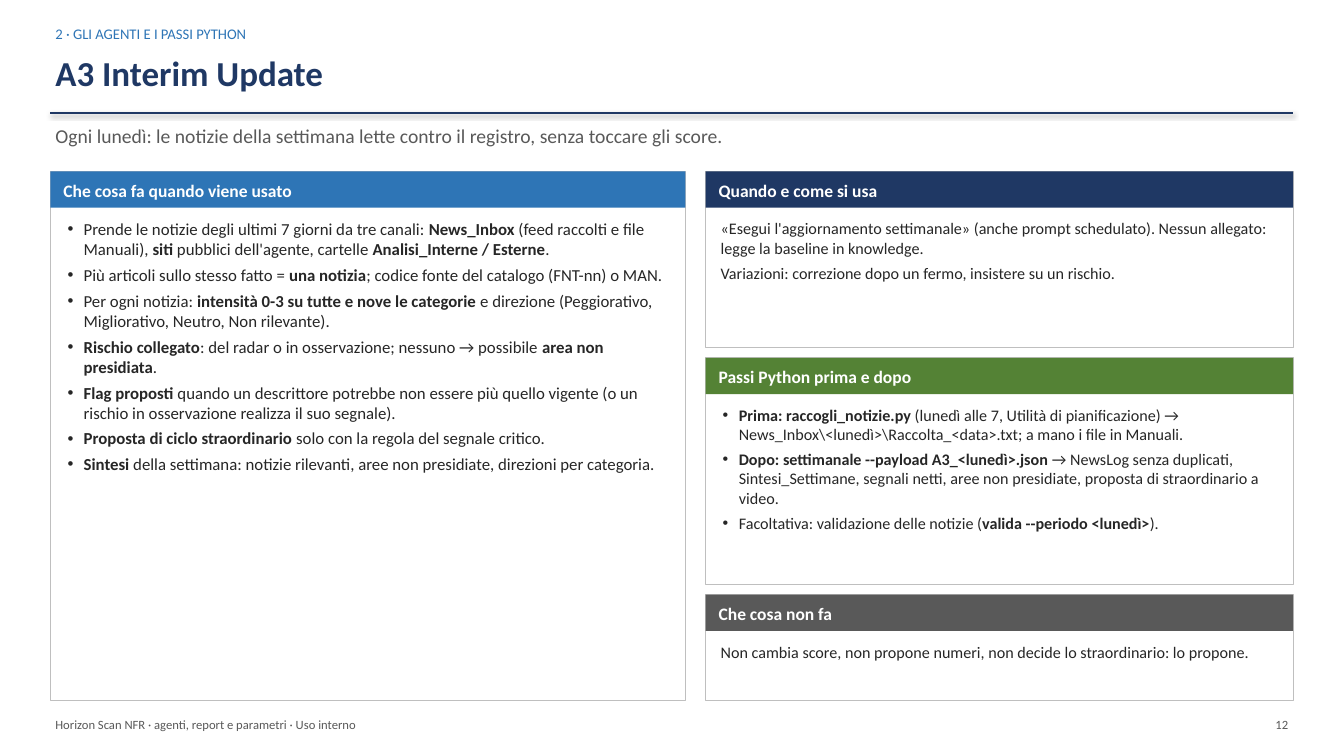
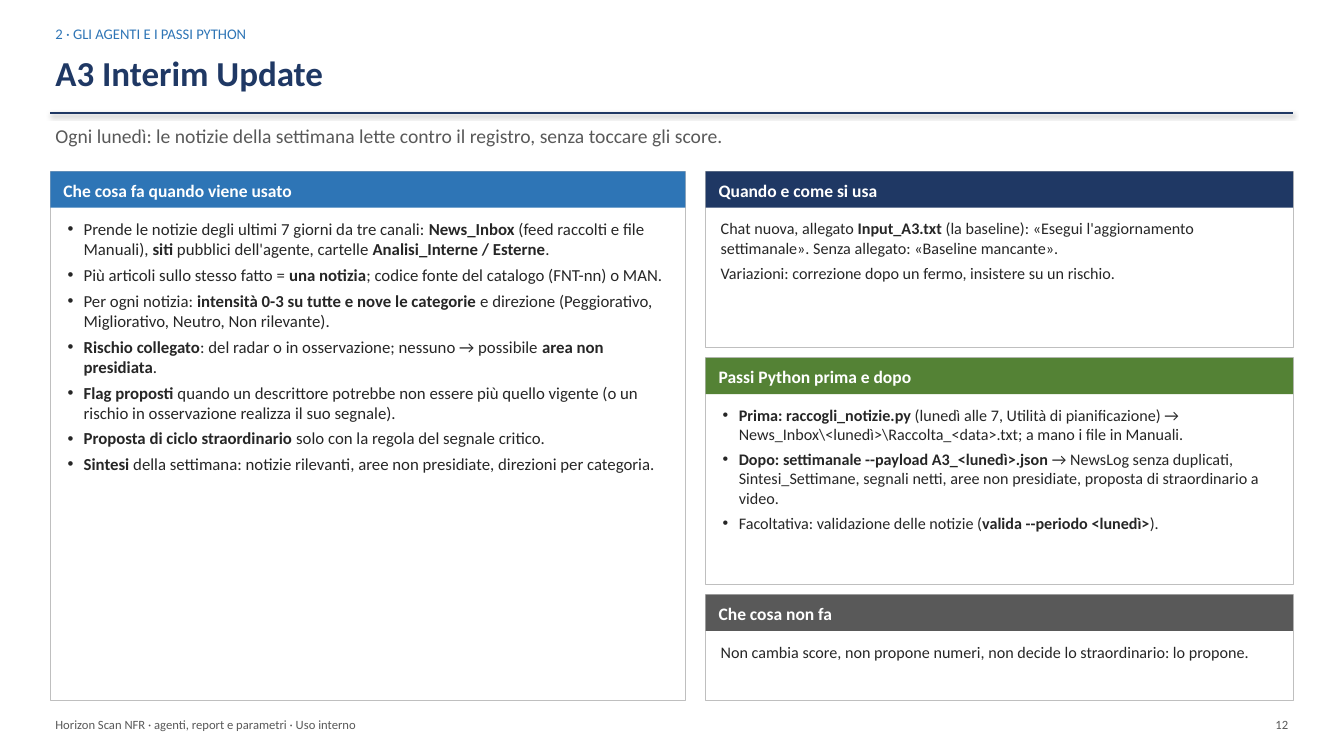
Before and after one commit to Corrado-70/NFR-Horizon-Agents, a slide deck: slide 12 of Presentazione/Horizon_Scan_NFR_presentazione.pptx. Drawn at 1344x756 pixels with LibreOffice and Linux fonts; fonts in the diff are those of the drawing. Boxes give left, top, right and bottom in pixels: in the first picture for what was removed or moved away, otherwise in the second. Text is boxed around its words. In the diff, an @@ line names an element or a change of style, - is before the commit and + after.

```diff
--- a/Presentazione/Horizon_Scan_NFR_presentazione.pptx
+++ b/Presentazione/Horizon_Scan_NFR_presentazione.pptx
@@ text at <box>721,222,1194,257</box>: text changed @@
-«Esegui l'aggiornamento settimanale» (anche prompt schedulato). Nessun allegato: legge la baseline in knowledge.
+Chat nuova, allegato Input_A3.txt (la baseline): «Esegui l'aggiornamento settimanale». Senza allegato: «Baseline mancante».
```
Also in this commit, not shown: 50 other slides changed, 1 slide added, 51 other files.
